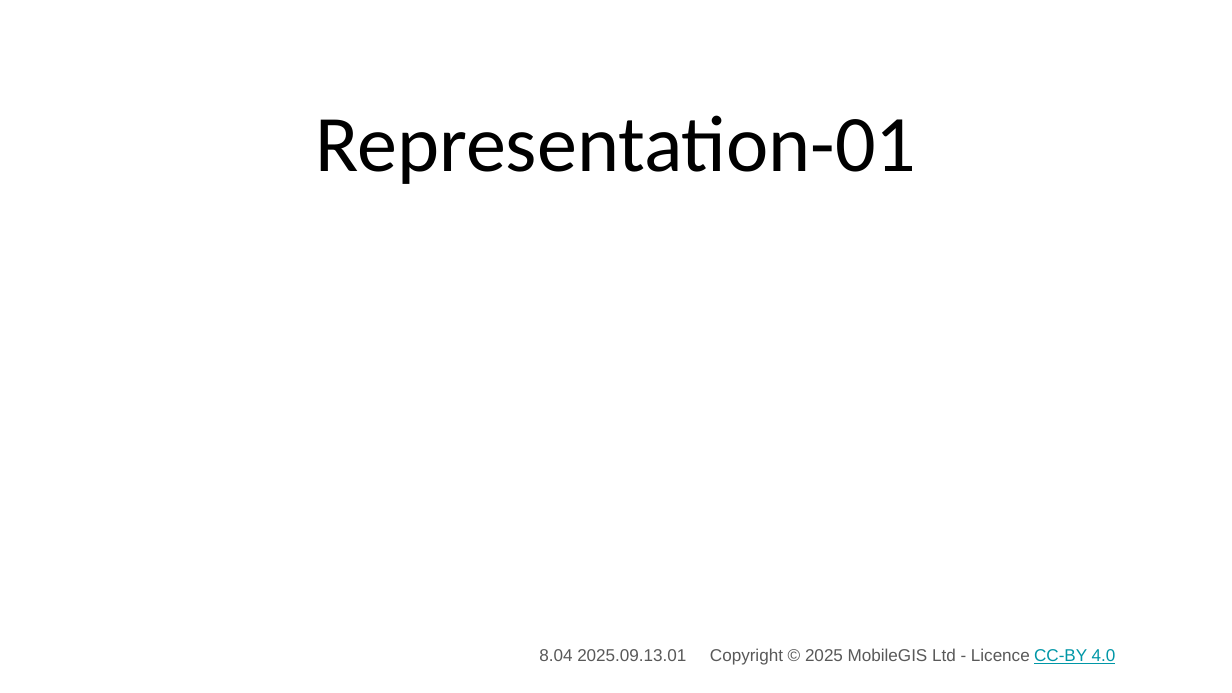
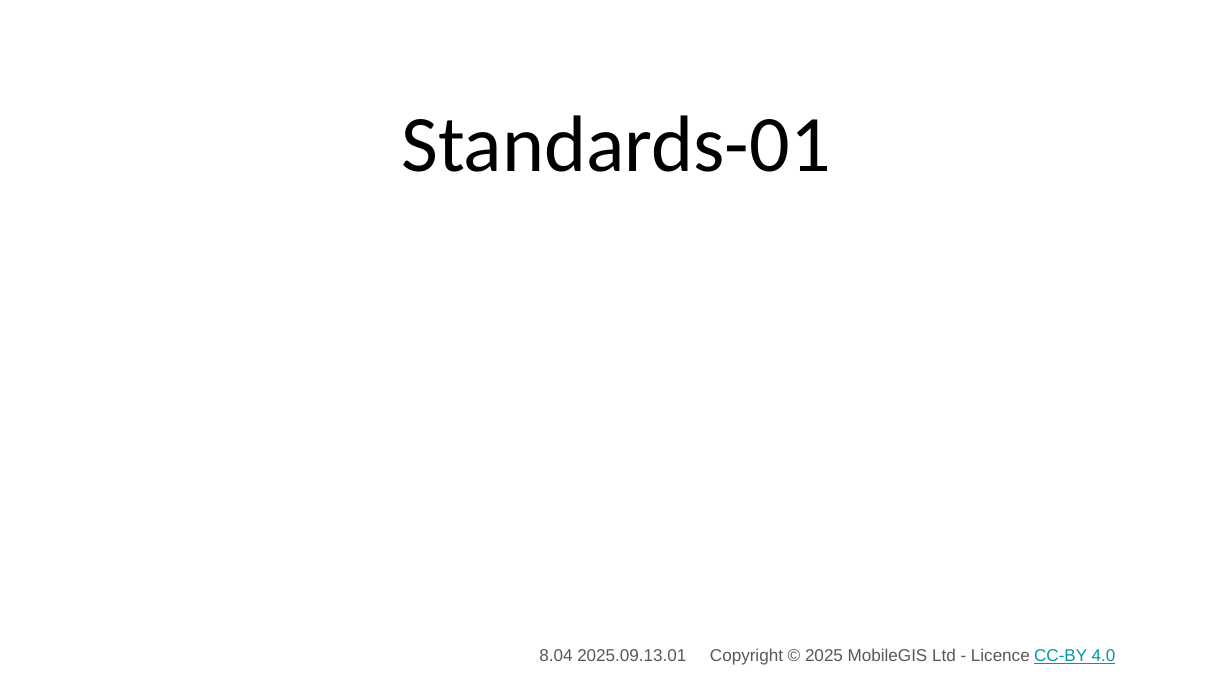
Before and after one commit to 3DXScape/PoseBits, a slide deck: slide 13 of Slides/Standards/Pose_Standards_01.pptx. Drawn at 1232x693 pixels with LibreOffice and Linux fonts; fonts in the diff are those of the drawing; background and template pictures are left out. Boxes give left, top, right and bottom in pixels: in the first picture for what was removed or moved away, otherwise in the second. Text is boxed around its words. In the diff, an @@ line names an element or a change of style, - is before the commit and + after.

```diff
--- a/Slides/Standards/Pose_Standards_01.pptx
+++ b/Slides/Standards/Pose_Standards_01.pptx
@@ title at [401, 115, 830, 172]: text changed @@
-Representation-01
+Standards-01
```
Also in this commit, not shown: 15 other slides changed, 6 other files.
